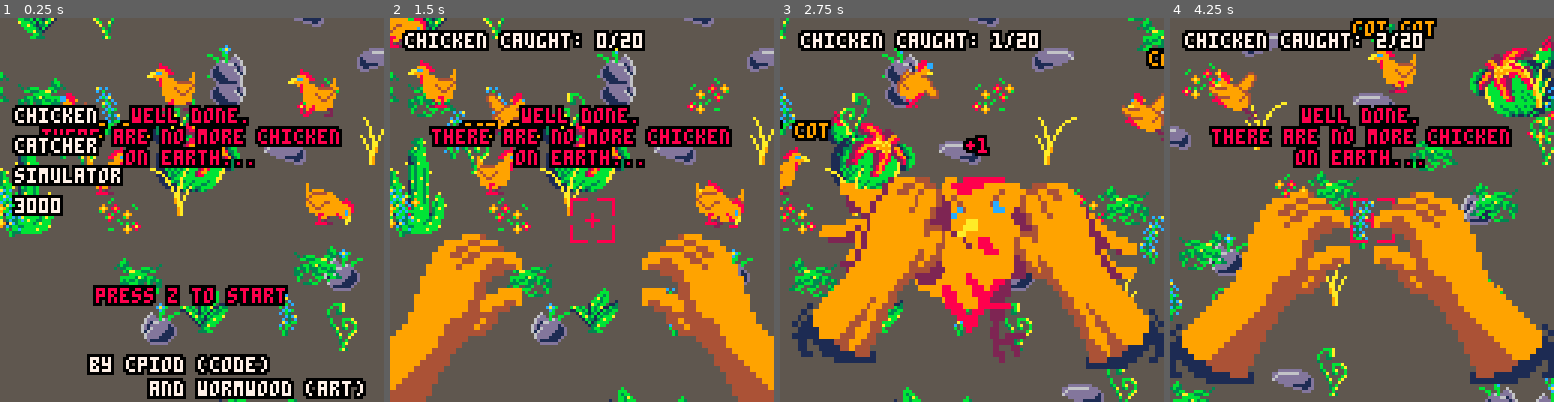
Above: before the commit, frames 1-4 (left to right).
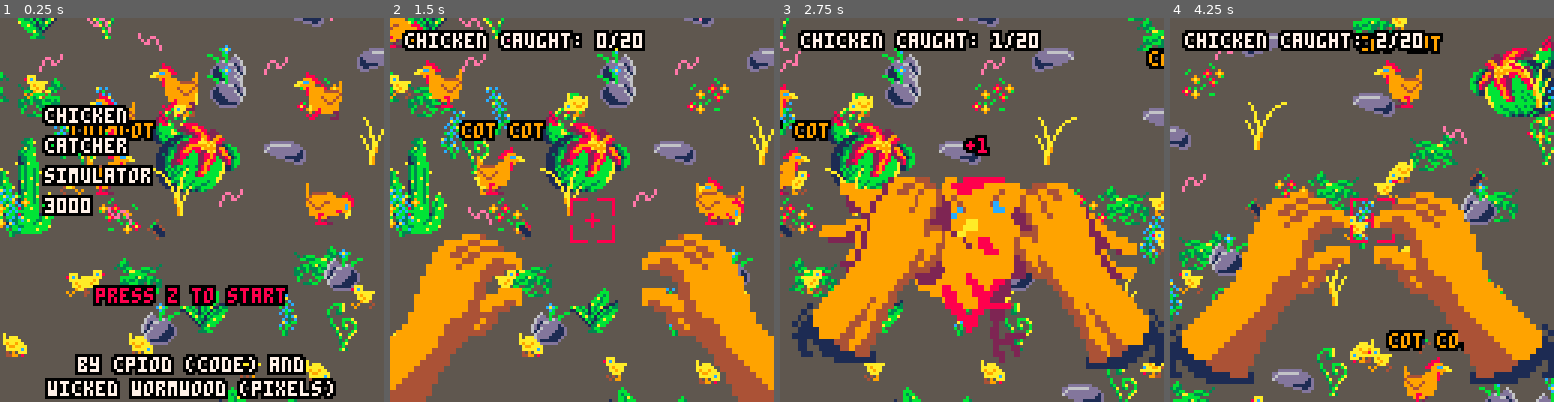
Above: after the commit, the same moments.

Repository: cpiod/ChickenCatcherSimulator3000
Game: PICO-8 cartridge chicken.p8
Two runs of this game, one before a commit and one after it. Both use one fixed random seed, a clock stepped at 60 frames per second and the inputs below.
Inputs:
- Up to frame 1 (0.25 s): no input
- Up to frame 2 (1.5 s): tap O (Z key) at 0.7 s
- Up to frame 3 (2.75 s): hold Right 1.6-2.1 s; tap O (Z key) at 1.7, 2.1, 2.5 s; hold Up 2.15-2.42 s; hold Right from 2.47 s (still down)
- Up to frame 4 (4.25 s): tap O (Z key) every 0.4 s from 2.9 to 4.1 s; release Right at 3.03 s; hold Left 3.08-3.58 s; hold Down 3.63-3.97 s; hold Right from 4.02 s (still down)

The runs differ from the first frame. In frame 1, 18% of the frame differs, in the area x 0-98%, y 0-100%; in frame 2, 9.7%; in frame 3, 3.6%; in frame 4, 13%.

Commit message:
Chicken catcher simulator 3000 is ready !

Diff:
--- a/chicken.p8
+++ b/chicken.p8
@@ -19,24 +19,31 @@
  sounds={"cot cot"}
  camx=sizex/2-64
  camy=sizey/2-64
- animation={{8,6,40},{10,12},{6},{42,44}}
- speed={4,5,1,3}
+ animation={{8,6,40},{10,12},{6},{36,40},{42,44}}
+ speed={4,5,1,3,3}
  chick={}
  plants={}
  plantsbig={}
+ insects={}
+ ins_spr={2,18,38,54}
+ ins_speed={0,.1,.2,.1}
  -- chicken status:
  -- 1=move
  -- 2=peck
  -- 3=stop
  -- 4=run
  m=50
- next_state={{2,2,4,3},{1,1,3},{1,3},{1,1,2,3}}
- len_state={2,4,2,3}
+ next_state={{2,2,4,3},{1,1,3},{1,3},{1,1,2,3},{1,1,2,3}}
+ len_state={2,4,2,1,3}
  for i=1,10 do
-  add(plantsbig,{x=rnd(sizex-32),y=rnd(sizey-32),s=rnd_state({64,68}),m=rnd()<.5})
+  add(plants,{x=rnd(sizex-32),y=rnd(sizey-32),s=rnd_state({64,68}),m=rnd()<.5,l=4})
  end
  for i=1,200 do
-  add(plants,{x=rnd(sizex-16),y=rnd(sizey-16),s=rnd_state({72,74,76,78,104,106,108,110}),m=rnd()<.5})
+  add(plants,{x=rnd(sizex-16),y=rnd(sizey-16),s=rnd_state({72,74,76,78,104,106,108,110}),m=rnd()<.5,l=2})
+ end
+ sort_by_y(plants)
+ for i=1,100 do
+  add(insects,{x=rnd(sizex),y=rnd(sizey),s=1+flr(rnd(4)),m=rnd()<.5,t0=rnd(),v=.5+rnd(1)})
  end
  for i=1,nbchick do
   vx=rnd(.1)+.5
@@ -47,12 +54,32 @@
  end
 end
 
+function sort_by_y(t)
+ for i=#t,2,-1 do
+  done=true
+  for j=1,i-1 do
+   if t[j+1].y<t[j].y then
+    t[j+1],t[j]=t[j],t[j+1]
+    done=false
+   end
+  end
+  if(done) return
+ end
+end
+
 function _update60()
 	if s==0 then
 	 -- title
 	 if(btnp(🅾️)) s=1
 	elseif s==1 then
-	 if(btnp(🅾️)) hand_xo=20 hand_yo=-20 s=2 make_run()
+	 if btnp(🅾️) then
+	  if #chick==0 then
+	   _init()
+	   return
+	  else
+	   hand_xo=20 hand_yo=-20 s=2 make_run()
+	  end
+	 end
 	 if(btn(⬆️)) camy-=5
 	 if(btn(⬇️)) camy+=5
 	 if(btn(⬅️)) camx-=5
@@ -87,6 +114,11 @@
   end
  end
 
+ for i in all(insects) do
+  local mult=i.m and 1 or -1
+  i.x+=mult*ins_speed[i.s]*i.v
+ end
+
  for c in all(chick) do
   if c.t<t() then
    c.s=rnd_state(next_state[c.s])
@@ -96,6 +128,9 @@
    c.x+=c.vx
    c.y+=c.vy
   elseif c.s==4 then
+   c.x+=3*c.vx
+   c.x+=3*c.vy
+  elseif c.s==5 then
    c.x+=5*c.vx
    c.x+=5*c.vy
   end
@@ -125,13 +160,13 @@
   camera(camx,camy)
  end
 
-	-- big plants
-	for e in all(plantsbig) do
-	 spr(e.s,e.x,e.y,4,4,e.m)
-	end
-
 	for e in all(plants) do
-	 spr(e.s,e.x,e.y,2,2,e.m)
+	 spr(e.s,e.x,e.y,e.l,e.l,e.m)
+	end
+
+	-- insects
+	for i in all(insects) do
+	 spr(ins_spr[i.s]+flr((3*t()+i.t0)%2),i.x,i.y,1,1,i.m)
 	end
 
 	-- chickens
@@ -147,7 +182,7 @@
  end
 
 	if s==1 then
-	 spr(33,60,60,2,2) -- target
+	 spr(16,60,60,2,2) -- target
 	end
 
 	if s==1 or s==2 then -- hands
@@ -165,21 +200,22 @@
 	 niceprint("chicken caught: "..score.."/"..nbchick,5,5,7,0)
 	end
 
-	if #chick<30 and s!=3 then
+	if #chick==0 and s!=3 then
 	 niceprint("well done.",nil,30,8,0)
-	 niceprint("there are no more chicken",nil,37,8,0)
+	 niceprint("there's no more chicken",nil,37,8,0)
 	 niceprint("on earth...",nil,44,8,0)
+	 niceprint("press z to restart",nil,58,8,0)
 	end
 
 	if s==0 then -- title
 	 local space=10
-	 niceprint("chicken",5,30,7,0)
-	 niceprint("catcher",5,30+space,7,0)
-	 niceprint("simulator",5,30+2*space,7,0)
-	 niceprint("3000",5,30+3*space,7,0)
+	 niceprint("chicken",15,30,7,0)
+	 niceprint("catcher",15,30+space,7,0)
+	 niceprint("simulator",15,30+2*space,7,0)
+	 niceprint("3000",15,30+3*space,7,0)
 	 niceprint("press z to start",nil,90,t()%1>.5 and 7 or 8,0)
-	 niceprint("by cpiod (code)",30,113,7,0)
-	 niceprint("and wormwood (art)",50,121,7,0)
+	 niceprint("by cpiod (code) and",nil,113,7,0)
+	 niceprint("wicked wormwood (pixels)",nil,121,7,0)
 	end
 end
 
@@ -218,7 +254,7 @@
  for c in all(chick) do
 --  printh(c.x.." "..c.y.." "..dist(c.x,c.y))
   if dist(c.x,c.y)<distmax then
-   c.s=4
+   c.s=5
    c.t=t()+len_state[c.s]+rnd(1)
   end
  end
Not shown, changed: 30 lines of the sprite sheet (__gfx__) section of chicken.p8
